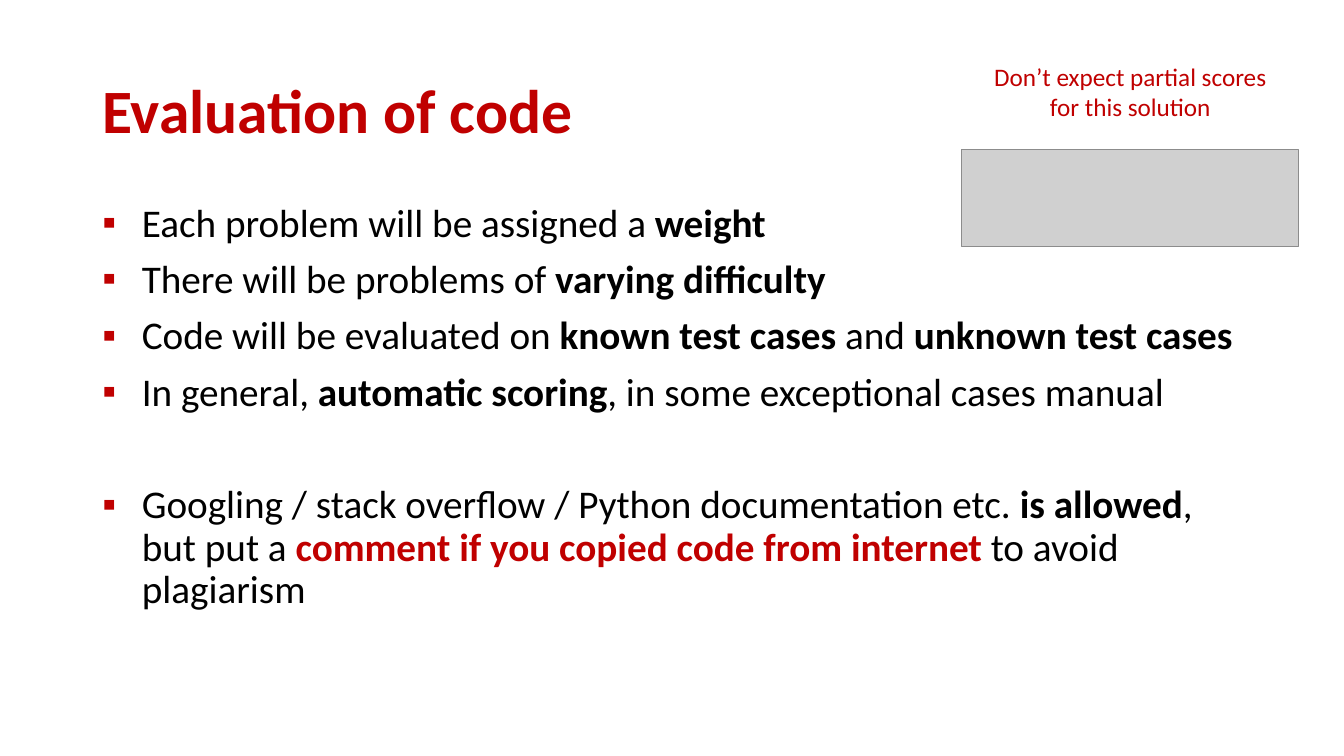
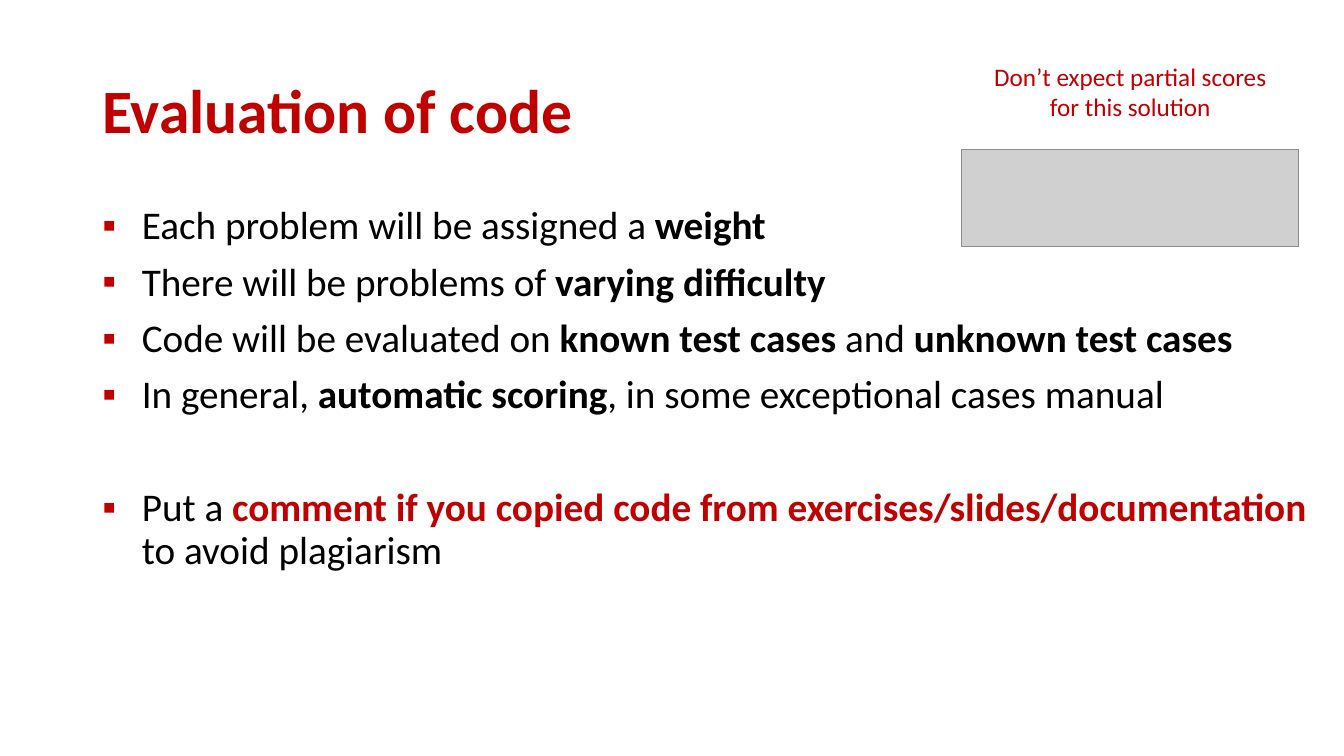
Before and after one commit to gsbrodal/gsbrodal.github.io, a slide deck: slide 4 of ipsa/slides/exam.pptx. Drawn at 1344x756 pixels with LibreOffice and Linux fonts; fonts in the diff are those of the drawing; grey boxes stand for pictures. Boxes give left, top, right and bottom in pixels: in the first picture for what was removed or moved away, otherwise in the second. Text is boxed around its words. In the diff, an @@ line names an element or a change of style, - is before the commit and + after.

```diff
--- a/ipsa/slides/exam.pptx
+++ b/ipsa/slides/exam.pptx
@@ text at box(142, 493, 1307, 571): text changed; text colour #000000 to #C00000; bold on @@
-▪ Googling / stack overflow / Python documentation etc. is allowed, but put a comment if you copied code from internet to avoid plagiarism
+▪ Put a comment if you copied code from exercises/slides/documentation to avoid plagiarism
```
Also in this commit, not shown: 2 other slides changed, 6 other files.
